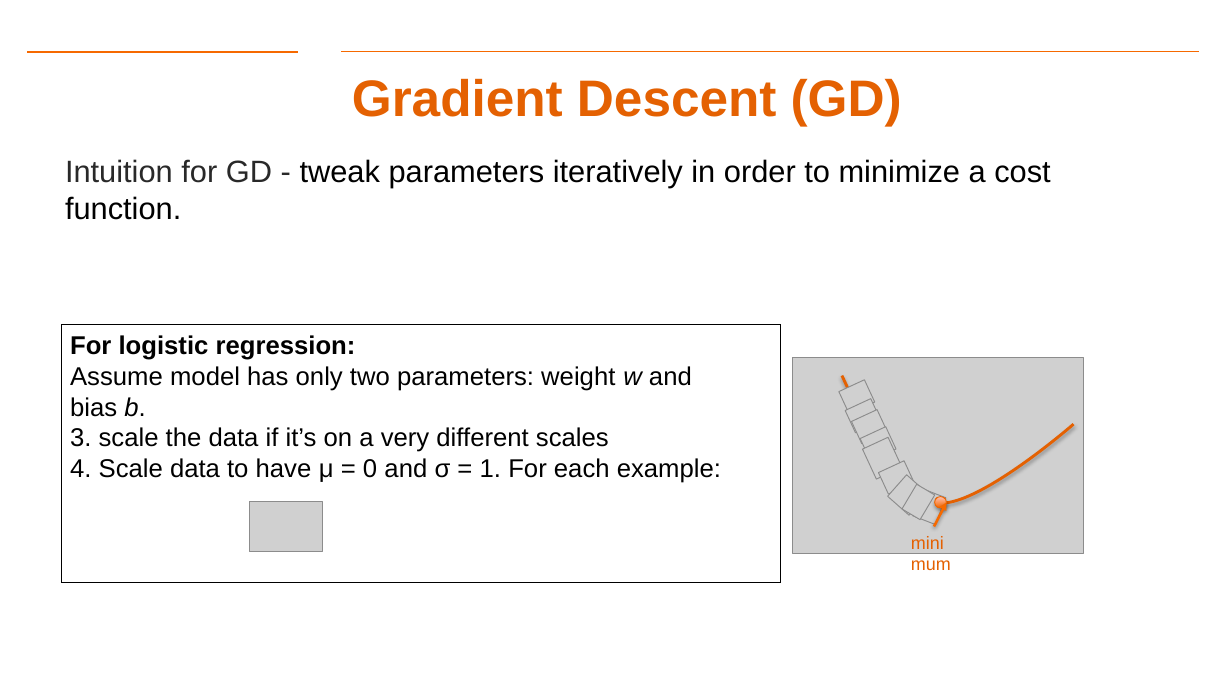
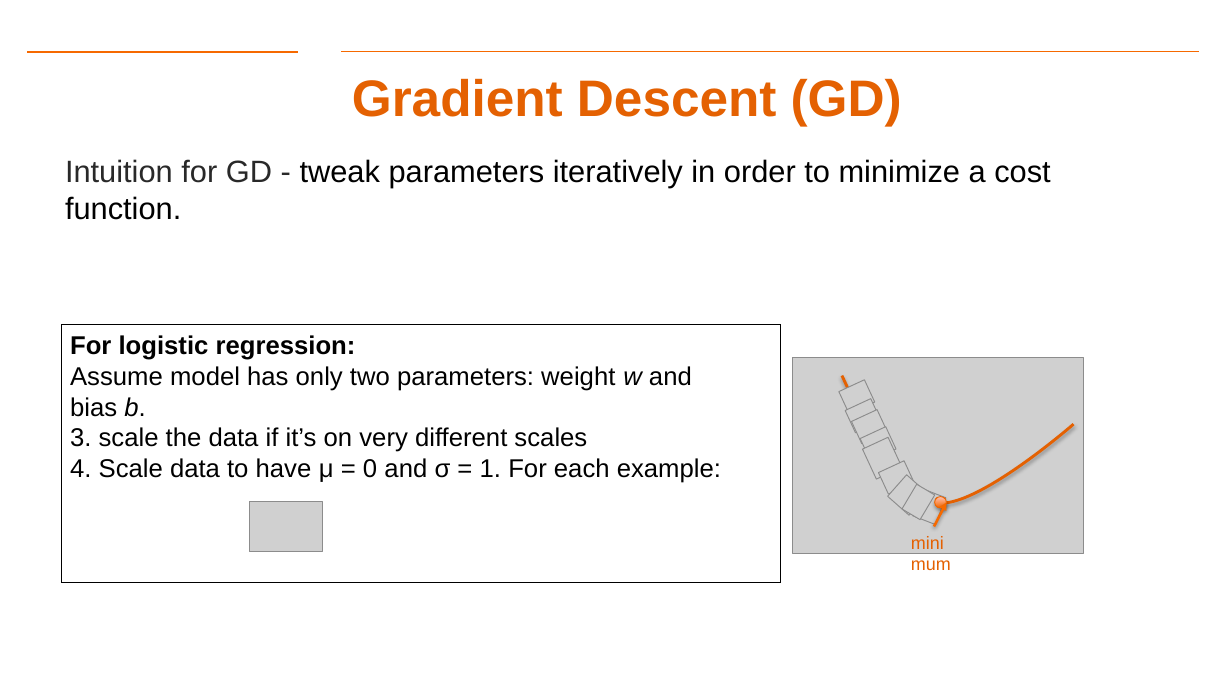
Before and after one commit to gk5951/RIT-DSCI-633-FDS, a slide deck: slide 39 of Syllabus/Lecture17/Lec17ANN.pptx. Drawn at 1232x693 pixels with LibreOffice and Linux fonts; fonts in the diff are those of the drawing; grey boxes stand for pictures; background and template pictures are left out. Boxes give left, top, right and bottom in pixels: in the first picture for what was removed or moved away, otherwise in the second. Text is boxed around its words. In the diff, an @@ line names an element or a change of style, - is before the commit and + after.

```diff
--- a/Syllabus/Lecture17/Lec17ANN.pptx
+++ b/Syllabus/Lecture17/Lec17ANN.pptx
@@ text in rectangle at bbox=[70, 427, 587, 452]: text changed @@
-3. scale the data if it’s on a very different scales
+3. scale the data if it’s on very different scales
```
